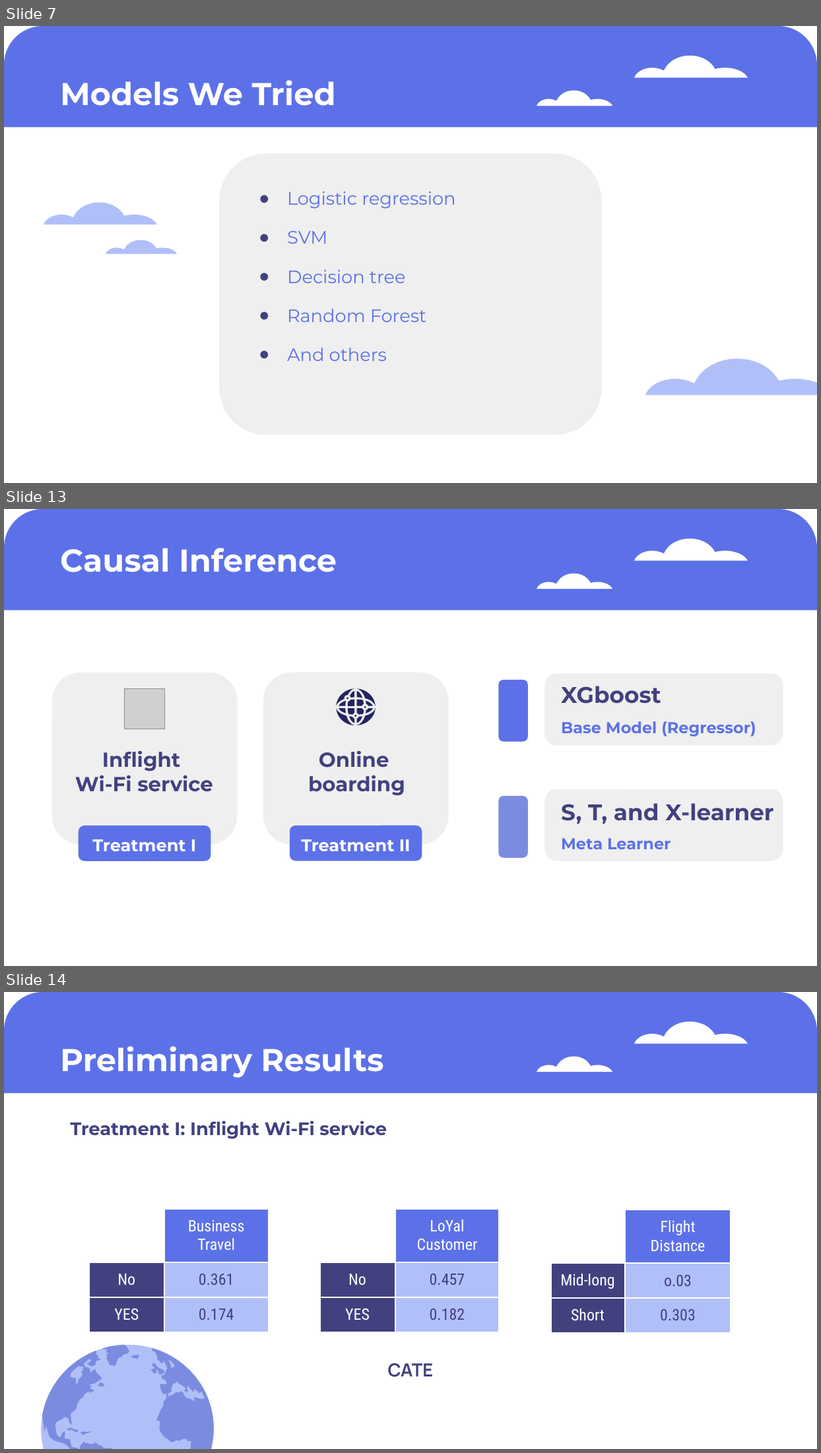
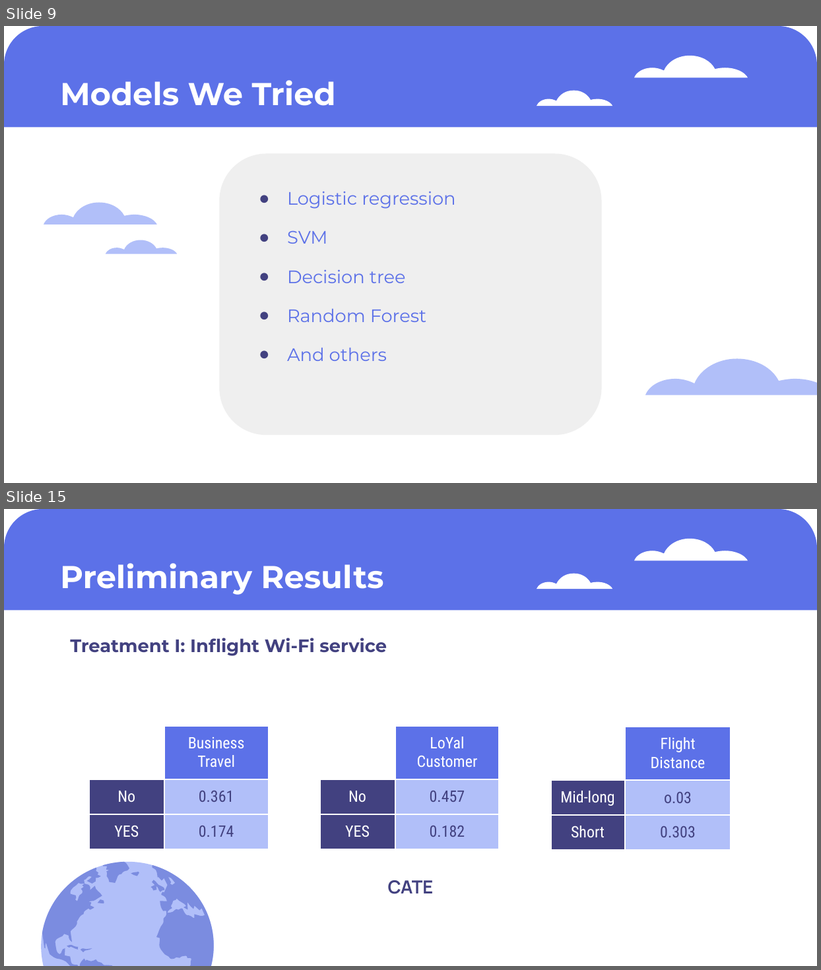
Before and after one commit to McGill-MMA-EnterpriseAnalytics/Flyer_Customer_Satisfaction, a slide deck: Project Presentation.pptx. Shown one above the other, each under a label of ours: slides 7, 13 and 14 before the commit, slides 9 and 15 after it; the slides between them are not shown. The pictures are 821x1453 and 821x970 pixels, drawn with LibreOffice and Linux fonts; fonts in the diff are those of the drawing; grey boxes stand for pictures. Boxes give left, top, right and bottom in pixels: in the first picture for what was removed or moved away, otherwise in the second. Text is boxed around its words. In the diff, an @@ line names an element or a change of style, - is before the commit and + after.

```diff
--- a/Project Presentation.pptx
+++ b/Project Presentation.pptx
@@ slide 13 removed at box(4, 509, 817, 966), background #FFFFFF; not listed: 3 template elements that a slide beside it also shows @@
@@ text removed at box(60, 548, 337, 572) @@
-Causal Inference
@@ rounded rectangle removed at box(52, 673, 238, 845) @@
@@ rounded rectangle removed at box(263, 673, 449, 845) @@
@@ rounded rectangle removed at box(498, 680, 527, 741) @@
@@ rounded rectangle removed at box(545, 673, 783, 745) @@
@@ text removed at box(561, 686, 661, 704) @@
-XGboost
@@ picture removed at box(124, 689, 165, 729) @@
@@ group removed at box(337, 689, 376, 725): 19 freeform shapes @@
@@ text removed at box(561, 722, 756, 737) @@
-Base Model (Regressor)
@@ text removed at box(75, 751, 213, 792) @@
-Inflight
-Wi-Fi service
@@ text removed at box(308, 751, 405, 795) @@
-Online
-boarding
@@ rounded rectangle removed at box(498, 796, 527, 858) @@
@@ rounded rectangle removed at box(545, 789, 783, 861) @@
@@ text removed at box(561, 803, 774, 824) @@
-S, T, and X-learner
@@ rounded rectangle removed at box(79, 826, 211, 861) @@
@@ text removed at box(92, 840, 196, 852) @@
-Treatment I
@@ rounded rectangle removed at box(290, 826, 422, 861) @@
@@ text removed at box(301, 840, 411, 852) @@
-Treatment II
@@ text removed at box(561, 838, 671, 850) @@
-Meta Learner
@@ what was slide 7 is now slide 9 @@
@@ what was slide 14 is now slide 15 @@
```
Also in this commit, not shown: 8 slides changed, 1 slide added.
